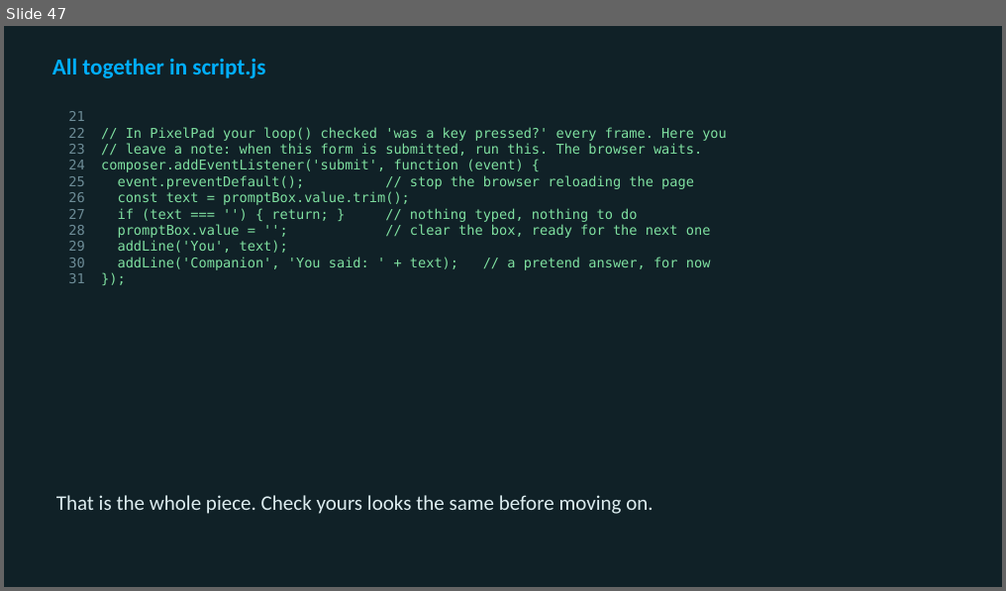
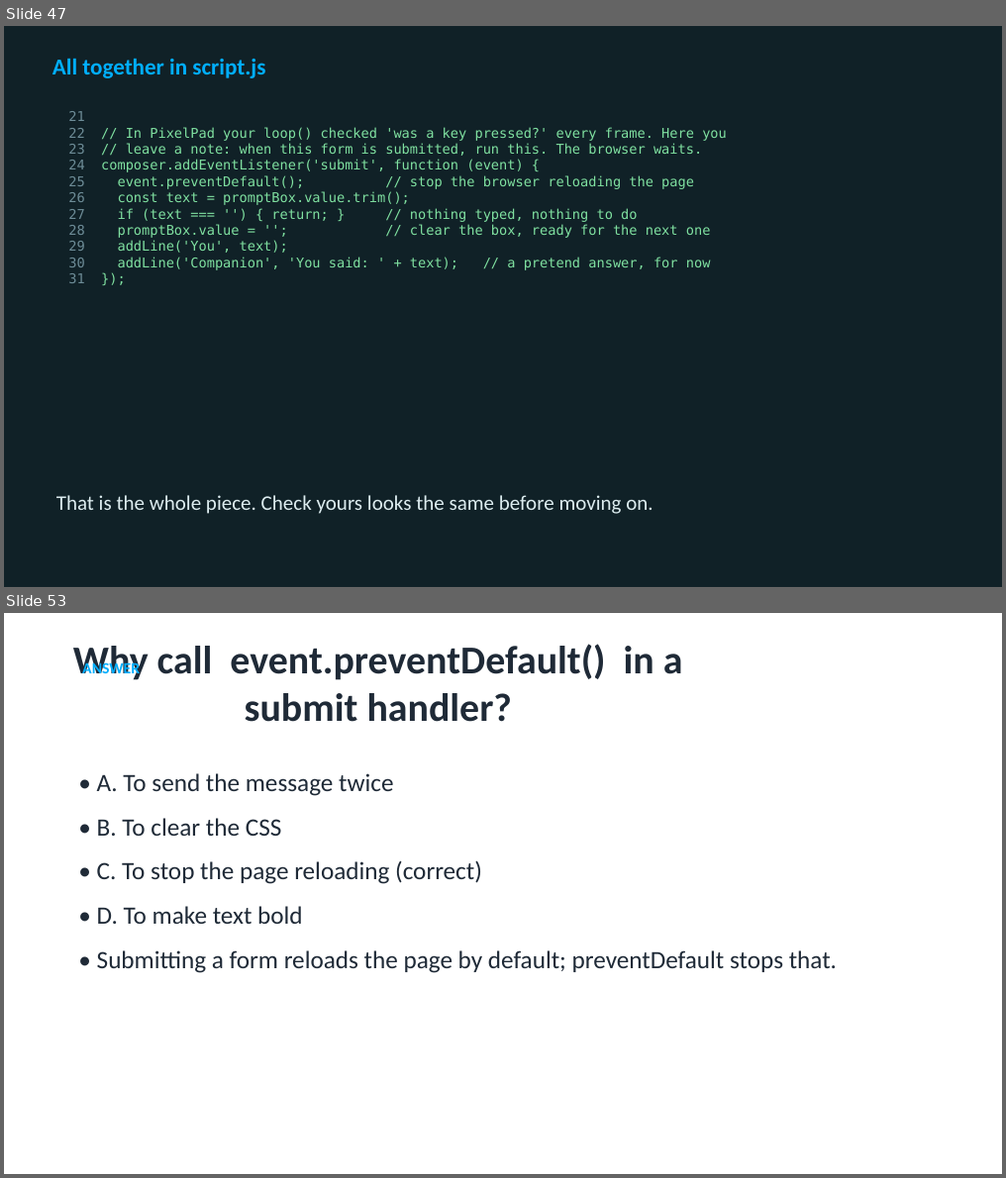
Before and after one commit to utgapps/utgapps.github.io, a slide deck: ai101/slides/week-02.pptx. Shown one above the other, each under a label of ours: slide 47 before the commit, slides 47 and 53 after it; the slides between them are not shown. The pictures are 1006x591 and 1006x1178 pixels, drawn with LibreOffice and Linux fonts; fonts in the diff are those of the drawing. Boxes give left, top, right and bottom in pixels: in the first picture for what was removed or moved away, otherwise in the second. Text is boxed around its words. In the diff, an @@ line names an element or a change of style, - is before the commit and + after.

```diff
--- a/ai101/slides/week-02.pptx
+++ b/ai101/slides/week-02.pptx
@@ slide 53 added at (x1=4, y1=613, x2=1002, y2=1174), background #FFFFFF @@
@@ title added at (x1=73, y1=644, x2=683, y2=722), 38 pt, text #1F2A37, bold @@
+Why call event.preventDefault() in a submit handler?
@@ text added at (x1=82, y1=660, x2=140, y2=677), 15 pt, text #01AEFD, bold @@
+ANSWER
@@ text added at (x1=97, y1=773, x2=837, y2=973), 24 pt, text #1F2A37 @@
+• A. To send the message twice
+• B. To clear the CSS
+• C. To stop the page reloading (correct)
+• D. To make text bold
+• Submitting a form reloads the page by default; preventDefault stops that.
```
Also in this commit, not shown: 7 other slides added, 32 other files.
